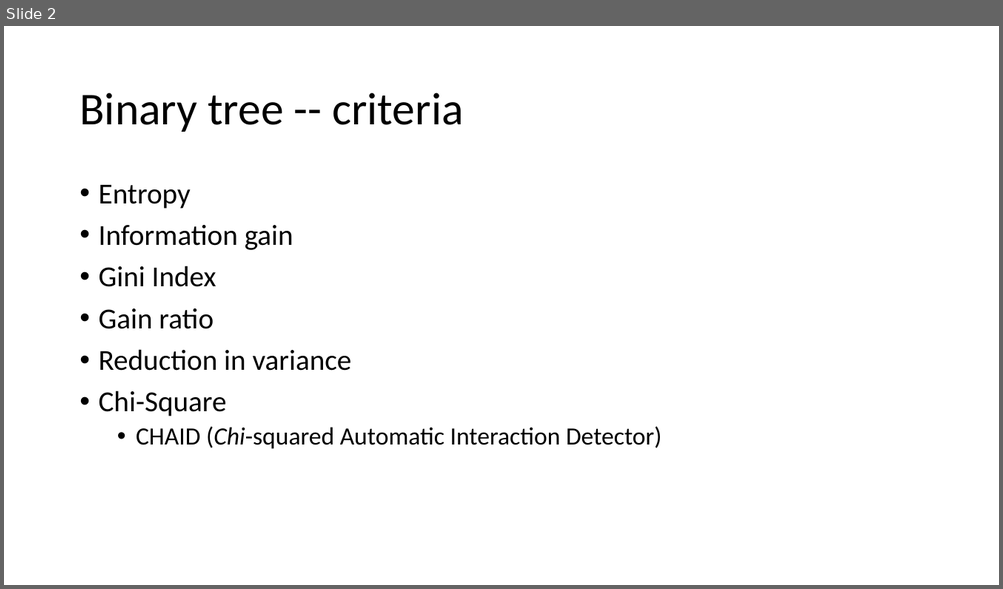
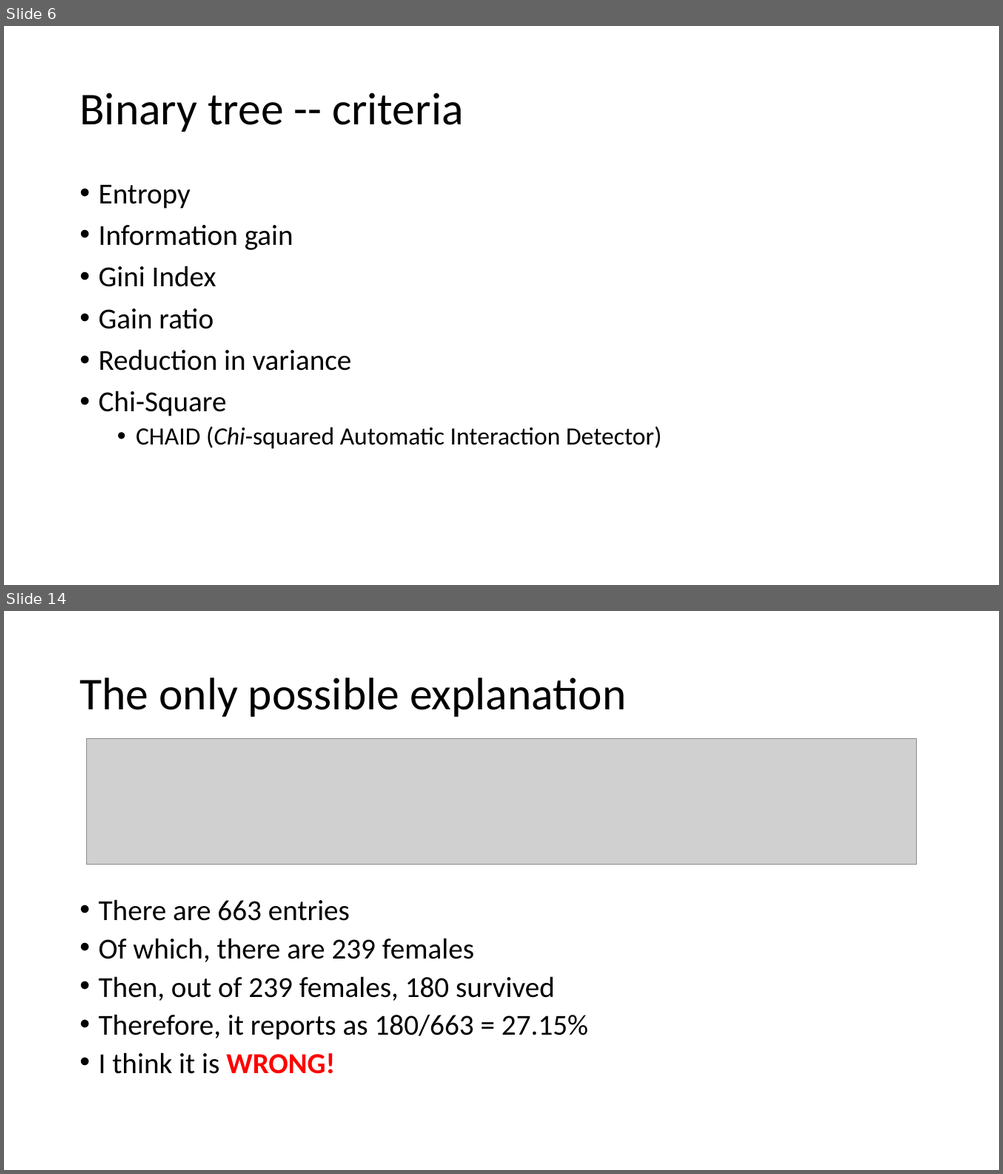
Before and after one commit to 2waybene/java4lucy, a slide deck: doc/meeting_11052020.pptx. Shown one above the other, each under a label of ours: slide 2 before the commit, slides 6 and 14 after it; the slides between them are not shown. The pictures are 1003x589 and 1003x1174 pixels, drawn with LibreOffice and Linux fonts; fonts in the diff are those of the drawing; grey boxes stand for pictures. Boxes give left, top, right and bottom in pixels: in the first picture for what was removed or moved away, otherwise in the second. Text is boxed around its words. In the diff, an @@ line names an element or a change of style, - is before the commit and + after.

```diff
--- a/doc/meeting_11052020.pptx
+++ b/doc/meeting_11052020.pptx
@@ slide 14 added at (4, 611, 999, 1170), background #FFFFFF @@
@@ title added at (79, 678, 626, 717), 44 pt, text #000000 @@
+The only possible explanation
@@ picture added at (86, 738, 916, 864) @@
@@ text added at (99, 900, 588, 1074), 28 pt, text #000000 @@
+• There are 663 entries
+• Of which, there are 239 females
+• Then, out of 239 females, 180 survived
+• Therefore, it reports as 180/663 = 27.15%
+• I think it is WRONG!
@@ what was slide 2 is now slide 6 @@
```
Also in this commit, not shown: 4 slides changed, 11 other slides added, 1 slide removed, 3 other files.
